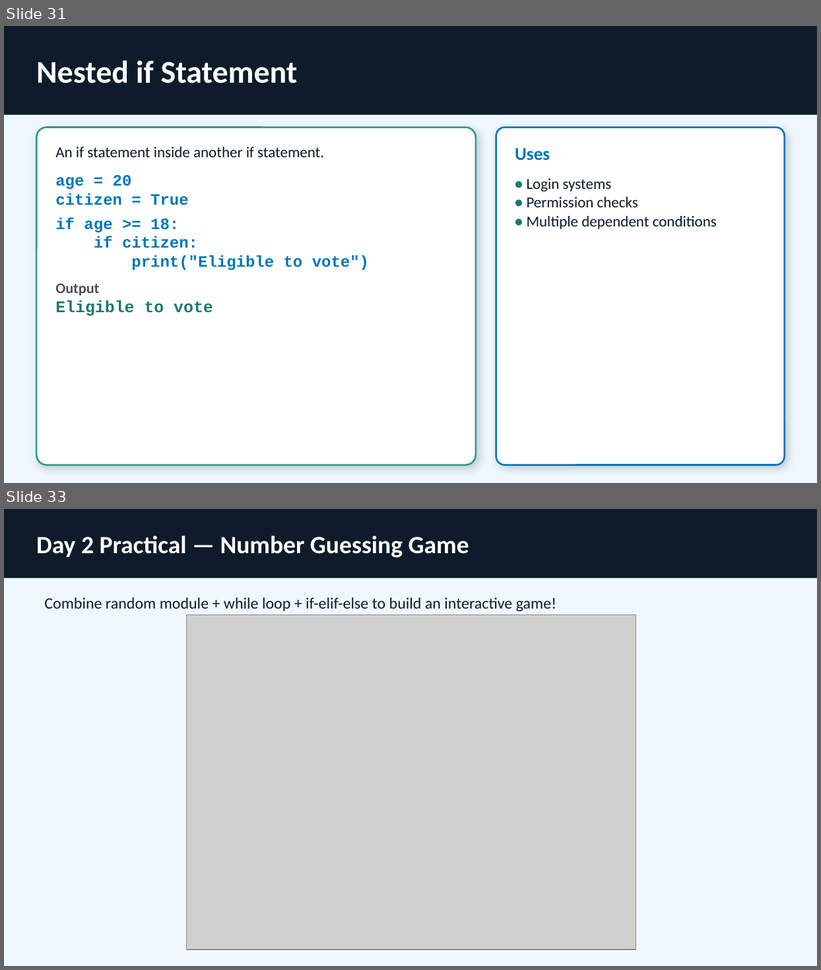
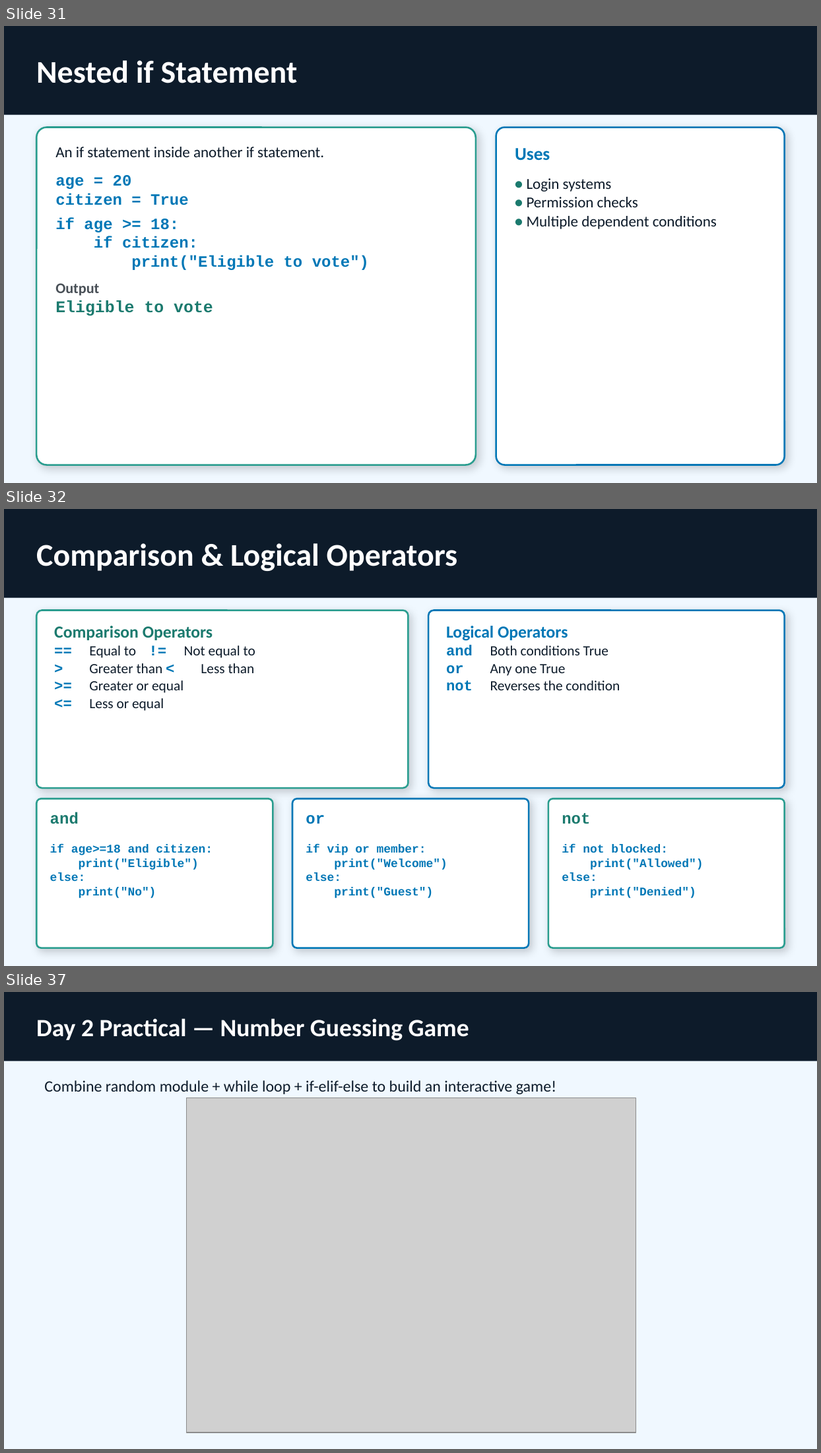
Before and after one commit to GursimranjeetSingh/2b-Academy, a slide deck: Presentations/2b_Academy_Week1.pptx. Shown one above the other, each under a label of ours: slides 31 and 33 before the commit, slides 31, 32 and 37 after it; the slides between them are not shown. The pictures are 821x970 and 821x1453 pixels, drawn with LibreOffice and Linux fonts; fonts in the diff are those of the drawing; grey boxes stand for pictures. Boxes give left, top, right and bottom in pixels: in the first picture for what was removed or moved away, otherwise in the second. Text is boxed around its words. In the diff, an @@ line names an element or a change of style, - is before the commit and + after.

```diff
--- a/Presentations/2b_Academy_Week1.pptx
+++ b/Presentations/2b_Academy_Week1.pptx
@@ slide 32 added at [4, 509, 817, 966], background #F0F8FF @@
@@ rectangle added at [4, 509, 817, 597], fill #0D1B2A @@
@@ text added at [36, 543, 458, 571], 28 pt, text #FFFFFF, bold @@
+Comparison & Logical Operators
@@ rounded rectangle added at [36, 611, 408, 789], fill #FFFFFF, outline #2A9D8F 1.5 pt, 12.5 pt, text #0D1B2A @@
+Comparison Operators
+== Equal to != Not equal to
+> Greater than < Less than
+>= Greater or equal
+<= Less or equal
@@ rounded rectangle added at [428, 611, 785, 789], fill #FFFFFF, outline #0077B6 1.5 pt, 12.5 pt, text #0D1B2A @@
+Logical Operators
+and Both conditions True
+or Any one True
+not Reverses the condition
@@ rounded rectangle added at [36, 799, 273, 949], fill #FFFFFF, outline #2A9D8F 1.5 pt, 10.5 pt, text #0077B6, bold @@
+and
+if age>=18 and citizen:
+print("Eligible")
+else:
+print("No")
@@ rounded rectangle added at [292, 799, 529, 949], fill #FFFFFF, outline #0077B6 1.5 pt, 10.5 pt, text #0077B6, bold @@
+or
+if vip or member:
+print("Welcome")
+else:
+print("Guest")
@@ rounded rectangle added at [548, 799, 785, 949], fill #FFFFFF, outline #2A9D8F 1.5 pt, 10.5 pt, text #0077B6, bold @@
+not
+if not blocked:
+print("Allowed")
+else:
+print("Denied")
@@ what was slide 33 is now slide 37 @@
```
Also in this commit, not shown: 14 other slides added, 1 slide removed, 12 other files.
